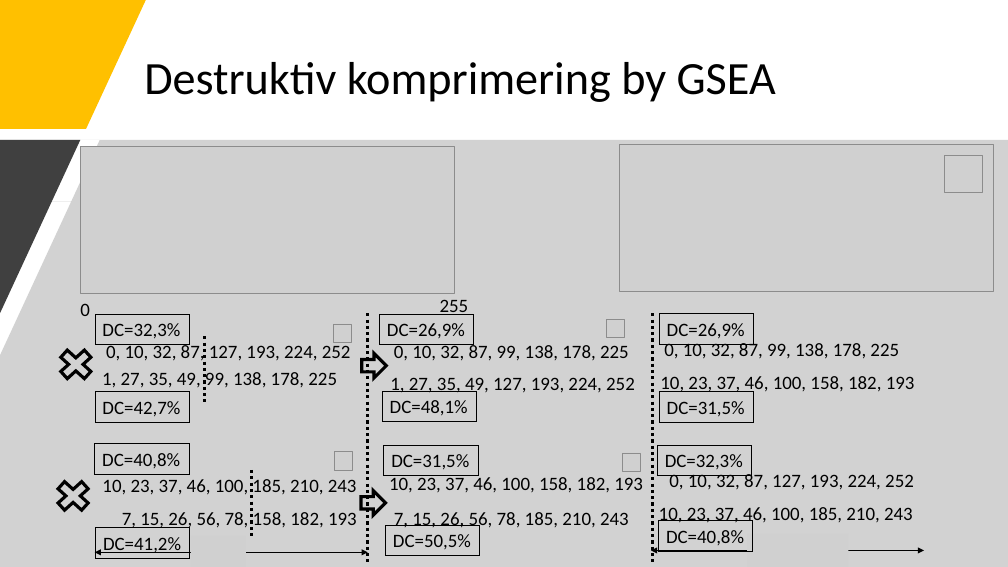
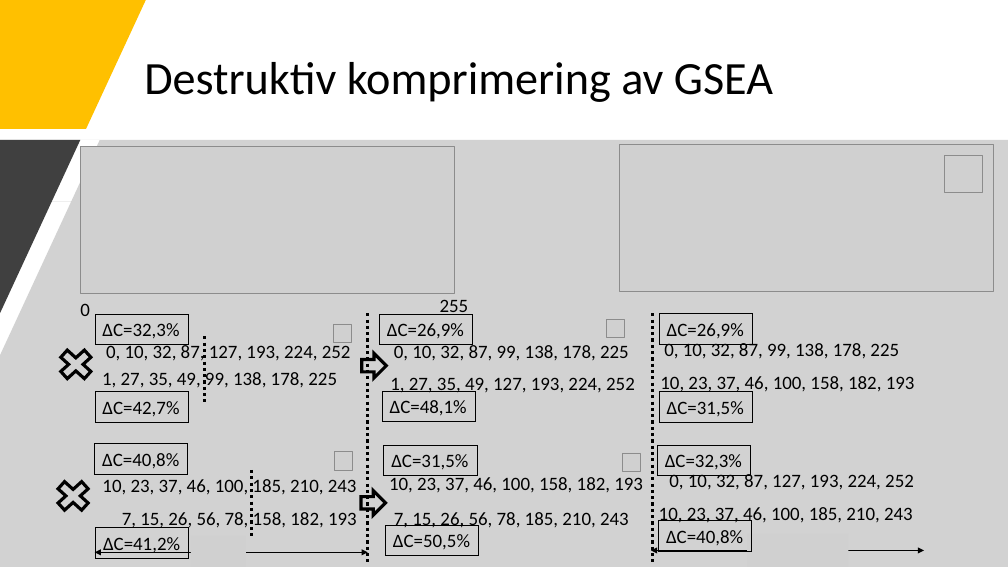
Before and after one commit to mo-mosverkstad/artificial_intelligence_algorithm, a slide deck: slide 19 of genetic_algorithm/JavaScriptCode/compressImageGSEA/GSEA.pptx. Drawn at 1008x567 pixels with LibreOffice and Linux fonts; fonts in the diff are those of the drawing; grey boxes stand for pictures. Boxes give left, top, right and bottom in pixels: in the first picture for what was removed or moved away, otherwise in the second. Text is boxed around its words. In the diff, an @@ line names an element or a change of style, - is before the commit and + after.

```diff
--- a/genetic_algorithm/JavaScriptCode/compressImageGSEA/GSEA.pptx
+++ b/genetic_algorithm/JavaScriptCode/compressImageGSEA/GSEA.pptx
@@ title at (144, 62, 773, 102): text changed @@
-Destruktiv komprimering by GSEA
+Destruktiv komprimering av GSEA
@@ text in rectangle at (102, 323, 179, 338): text changed @@
-DC=32,3%
+∆C=32,3%
@@ text in rectangle at (387, 323, 464, 338): text changed @@
-DC=26,9%
+∆C=26,9%
@@ text in rectangle at (667, 323, 744, 338): text changed @@
-DC=26,9%
+∆C=26,9%
@@ text in rectangle at (102, 401, 179, 416): text changed @@
-DC=42,7%
+∆C=42,7%
@@ text in rectangle at (390, 400, 467, 415): text changed @@
-DC=48,1%
+∆C=48,1%
@@ text in rectangle at (667, 401, 744, 416): text changed @@
-DC=31,5%
+∆C=31,5%
@@ text in rectangle at (102, 453, 179, 468): text changed @@
-DC=40,8%
+∆C=40,8%
@@ text in rectangle at (391, 454, 468, 469): text changed @@
-DC=31,5%
+∆C=31,5%
@@ text in rectangle at (665, 454, 742, 469): text changed @@
-DC=32,3%
+∆C=32,3%
@@ text in rectangle at (103, 537, 180, 553): text changed @@
-DC=41,2%
+∆C=41,2%
@@ text in rectangle at (393, 534, 470, 549): text changed @@
-DC=50,5%
+∆C=50,5%
@@ text in rectangle at (666, 530, 743, 545): text changed @@
-DC=40,8%
+∆C=40,8%
```
Also in this commit, not shown: 21 other slides changed, 3 other files.
